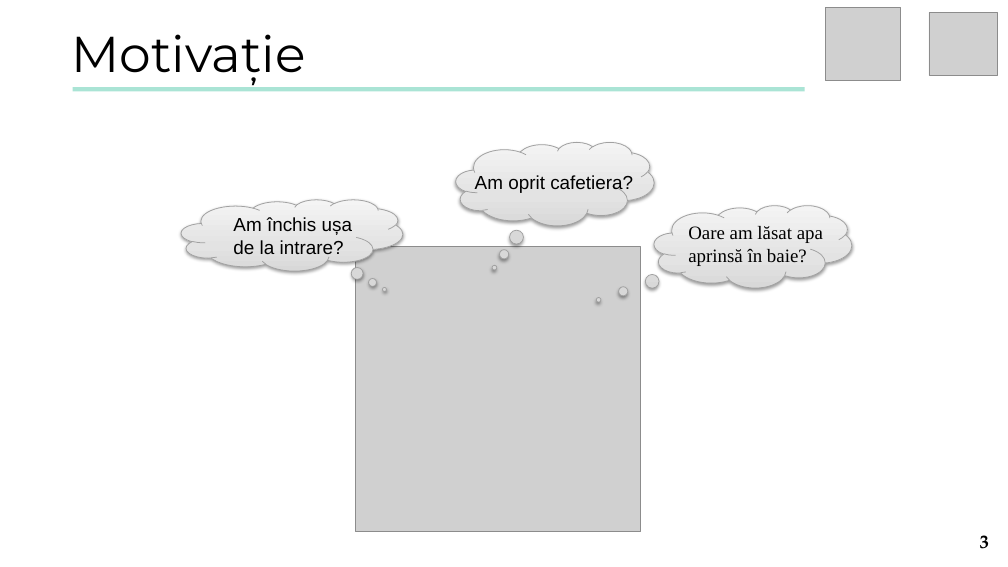
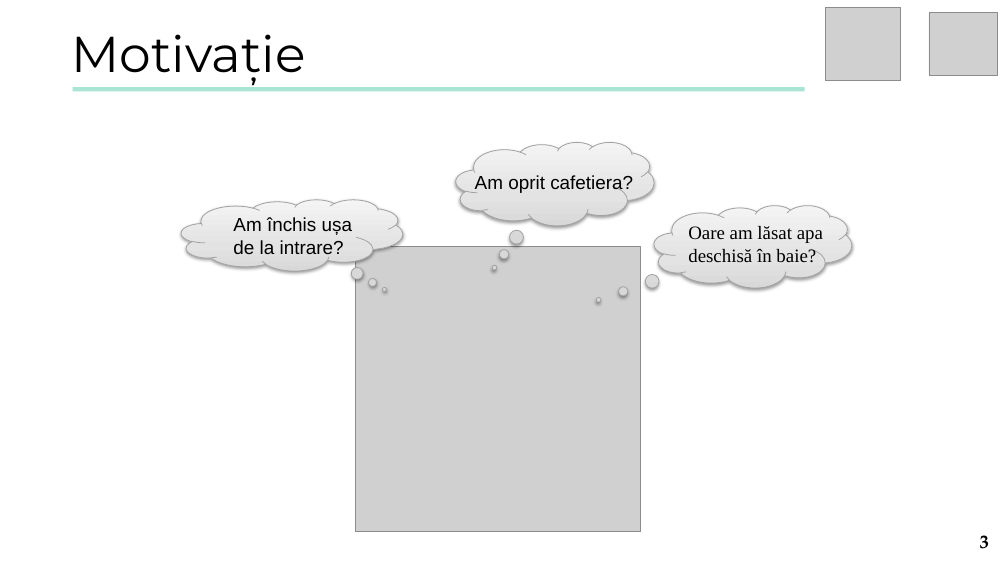
Before and after one commit to turcunicusor/Licenta, a slide deck: slide 3 of Documentation/Presentation.pptx. Drawn at 1008x567 pixels with LibreOffice and Linux fonts; fonts in the diff are those of the drawing; grey boxes stand for pictures. Boxes give left, top, right and bottom in pixels: in the first picture for what was removed or moved away, otherwise in the second. Text is boxed around its words. In the diff, an @@ line names an element or a change of style, - is before the commit and + after.

Commit message:
updated presentation + fixed bug

```diff
--- a/Documentation/Presentation.pptx
+++ b/Documentation/Presentation.pptx
@@ text at [688, 226, 823, 263]: text changed @@
-Oare am lăsat apa aprinsă în baie?
+Oare am lăsat apa deschisă în baie?
```
Also in this commit, not shown: 2 other files.
